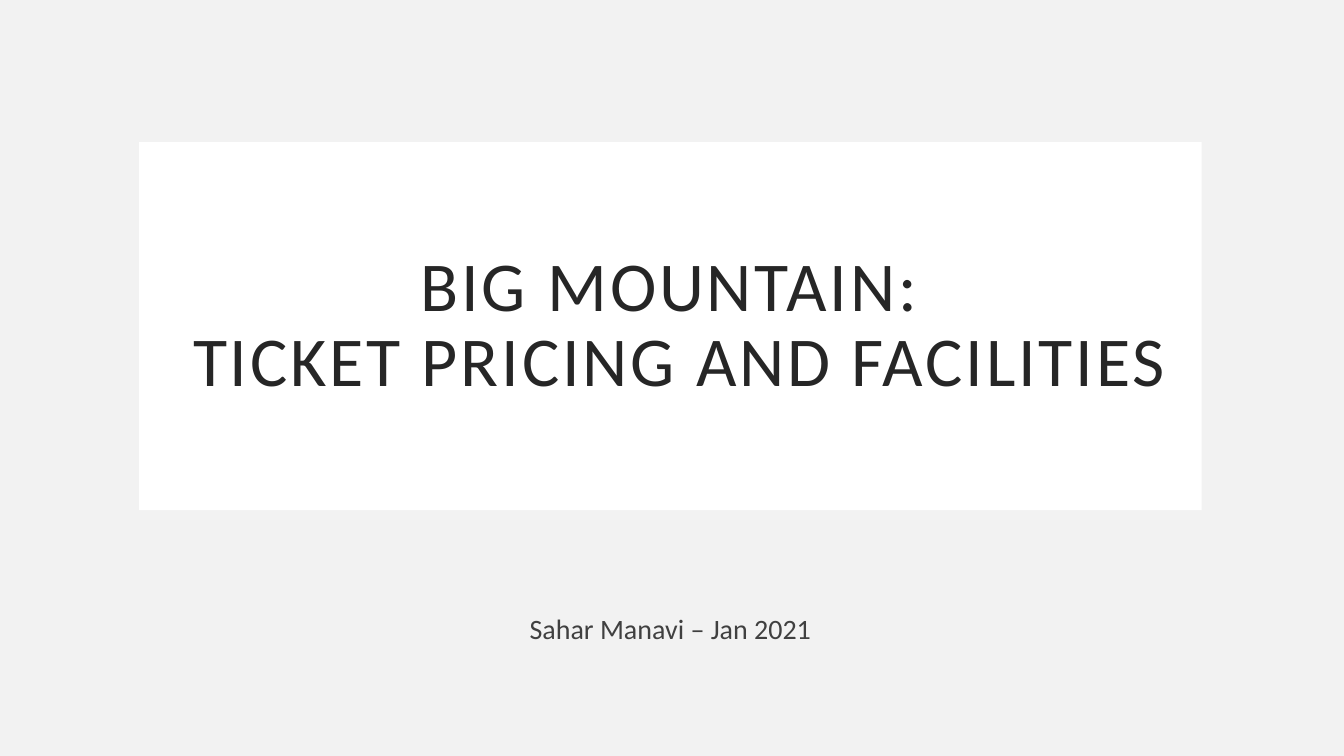
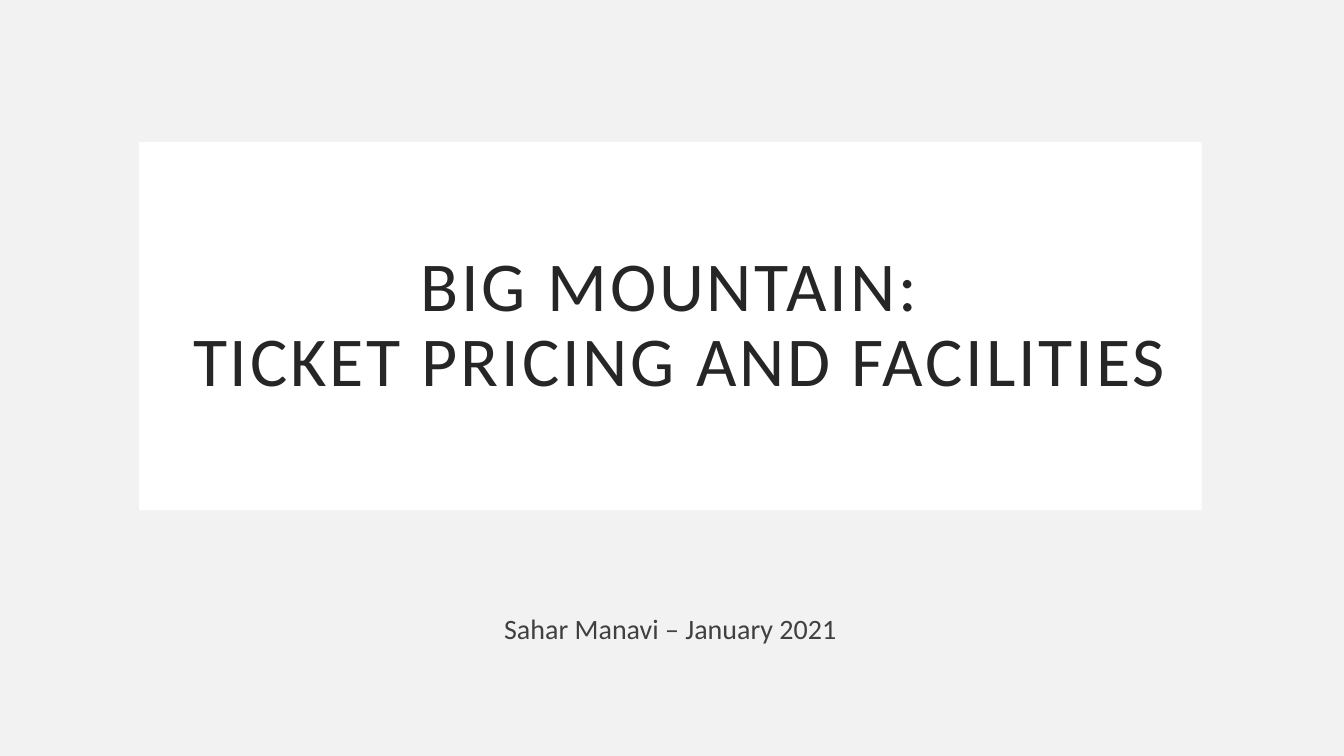
Before and after one commit to smanavi/DataScienceGuidedCapstone, a slide deck: slide 1 of Guided Capstone Slide Deck.pptx. Drawn at 1344x756 pixels with LibreOffice and Linux fonts; fonts in the diff are those of the drawing. Boxes give left, top, right and bottom in pixels: in the first picture for what was removed or moved away, otherwise in the second. Text is boxed around its words. In the diff, an @@ line names an element or a change of style, - is before the commit and + after.

```diff
--- a/Guided Capstone Slide Deck.pptx
+++ b/Guided Capstone Slide Deck.pptx
@@ subtitle at (x1=504, y1=619, x2=836, y2=644): text changed @@
-Sahar Manavi – Jan 2021
+Sahar Manavi – January 2021
```
Also in this commit, not shown: 2 other slides changed, 5 slides added, 3 other files.
